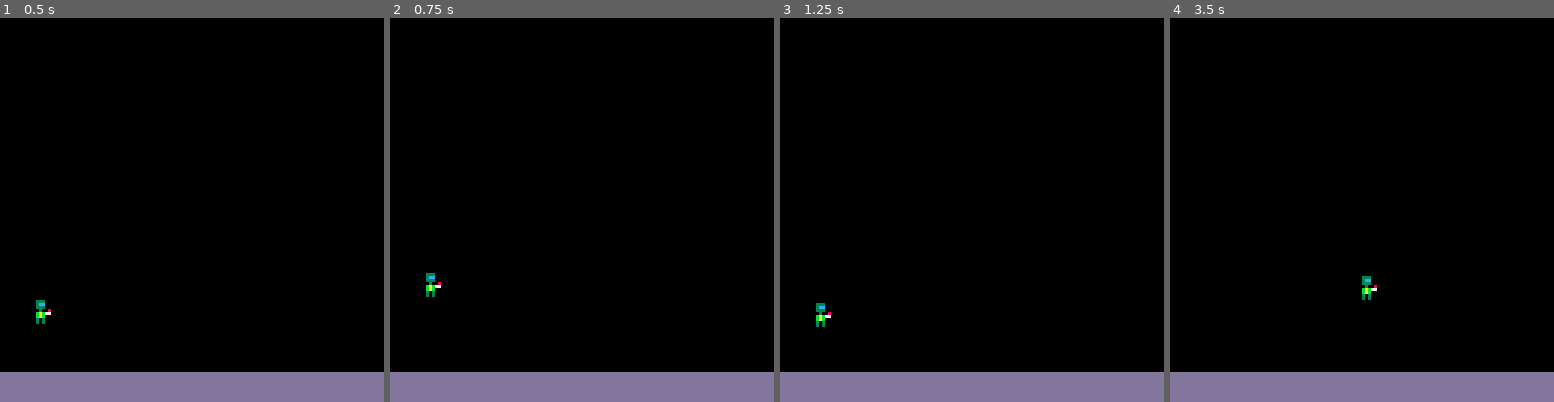
Above: before the commit, frames 1-4 (left to right).
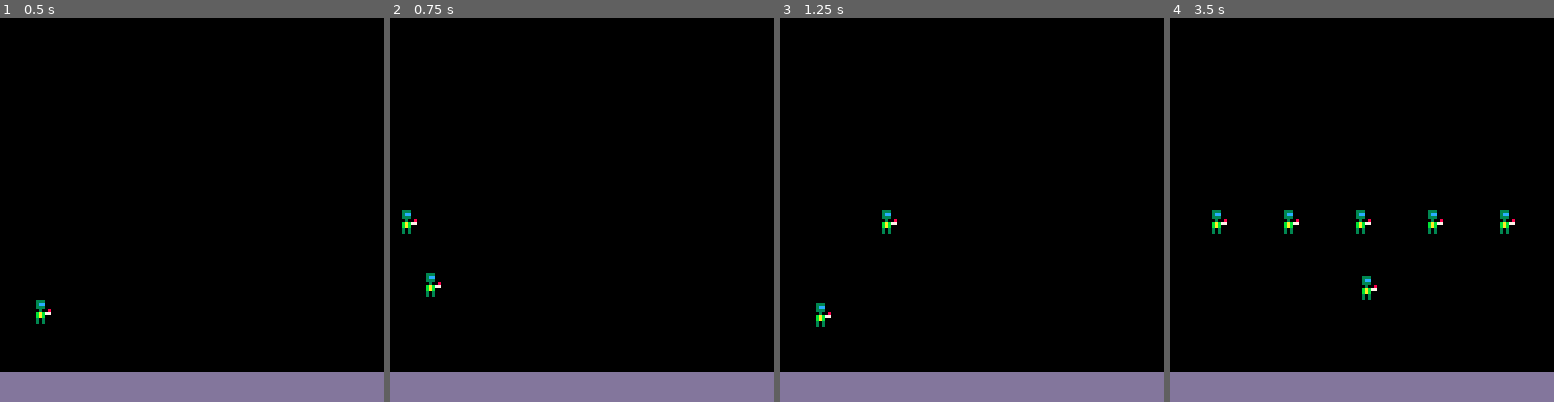
Above: after the commit, the same moments.

Repository: jkinsley94/pico-8
Game: PICO-8 cartridge packets.lua.p8
The game is run twice, just before and just after one commit, with the same random seed, the same clock (stepped at 60 frames per second) and the same inputs.
Inputs:
- Up to frame 1 (0.5 s): tap X (X key) at 0.33 s
- Up to frame 2 (0.75 s): tap O (Z key) at 0.7 s
- Up to frame 3 (1.25 s): tap X (X key) at 1.07 s
- Up to frame 4 (3.5 s): hold Right 1.6-2.1 s; tap O (Z key) every 0.4 s from 1.7 to 3.3 s; tap X (X key) at 1.85, 2.97 s; hold Right 2.47-3.03 s; hold Left from 3.08 s (still down)

Frame 1 is identical in both runs. In frame 2, 0.1% of the frame differs, in the area x 3-8%, y 50-57%; in frame 3, 0.1%; in frame 4, 0.7%, in the area x 10-90%, y 50-57%.

Commit message:
added bullets and working on new animation state machine also changed sprite sheet

Diff:
--- a/packets.lua.p8
+++ b/packets.lua.p8
@@ -7,30 +7,13 @@
 --this one is the test build. Feel free to break it to shit!
 
 function _init()
-    player = {
-        x = 10,
-        y = 110,
-        dx = 0,
-        dy = 0,
-        max_dx=2,
-        max_dy=3,
-        acc=0.5,
-        boost=4,
-        health = 3,
-        sprite = 0,
-        abilities = {
-            can_double_jump = false,
-            can_dash = false
-        },
-        has_double_jumped = false,
-        frames={0,1}
-    }
     gravity=0.3
     friction=0.85
 
 end
 
 function _update()
+    shoot()
     player.dy+=gravity
     player.dx*=friction
     player_move()
@@ -38,6 +21,7 @@
 
 function _draw()
     cls()
+    for o in all(objs) do o:draw() end
     spr(player.sprite,player.x,player.y)
 
     --temp ground
@@ -45,10 +29,72 @@
 
 end
 
---all player functions go here
+--all player functions and tables go here
 
+player = {
+    x = 10,
+    y = 110,
+    dx = 0,
+    dy = 0,
+    max_dx=2,
+    max_dy=3,
+    acc=0.5,
+    boost=4,
+    health = 3,
+    sprite = 0,
+    abilities = {
+        can_double_jump = false,
+        can_dash = false
+    },
+    has_double_jumped = false,
 
+}
 
+anims = {
+    idle={fr=15,0,1},
+    walkright={fr=2,3,4,5},
+    walkleft={fr=-2,-3,-4,-5}
+}
+--bullet stuff here
+objs={} --table for storing bullets
+function objdraw(o)
+    spr(o.spr,o.x,o.y)
+end
+
+function bulletupdate(b)
+    b.x += b.dx
+    b.y += b.dy
+    b.time -= 1
+    return b.time > 0
+end
+
+function newbullet(x,y,w,h,dx,dy)
+    local b = {
+        x=x,y=y,dx=dx,dy=dy,
+        w=w,h=h,
+        time=60,
+        update=bulletupdate,
+        spr=0,draw=objdraw
+    }
+    add(objs,b)
+    return b
+end
+
+function shoot()
+    if(btnp(4)) newbullet(0,64,4,4,2,0)
+    local i,j=1,1
+    while(objs[i]) do
+        if objs[i]:update() then
+            if(i!=j) objs[j]=objs[i] objs[i]=nil
+            j+=1
+        else objs[i]=nil
+        end
+        i+=1
+    end
+
+end
+
+--end of bullet stuff
 
 function player_move()
     if (btn(0)) then player.dx-=player.acc end -- left
@@ -74,7 +120,23 @@
      if (player.x<-8) then player.x=128 end
 
 end
---this build has the animation working correctly... for now.
+…(17 lines of a section not shown)…
 
 
 
Not shown, changed: 24 lines of the sprite sheet (__gfx__) section of packets.lua.p8
Not shown, added: spritesheet.png
